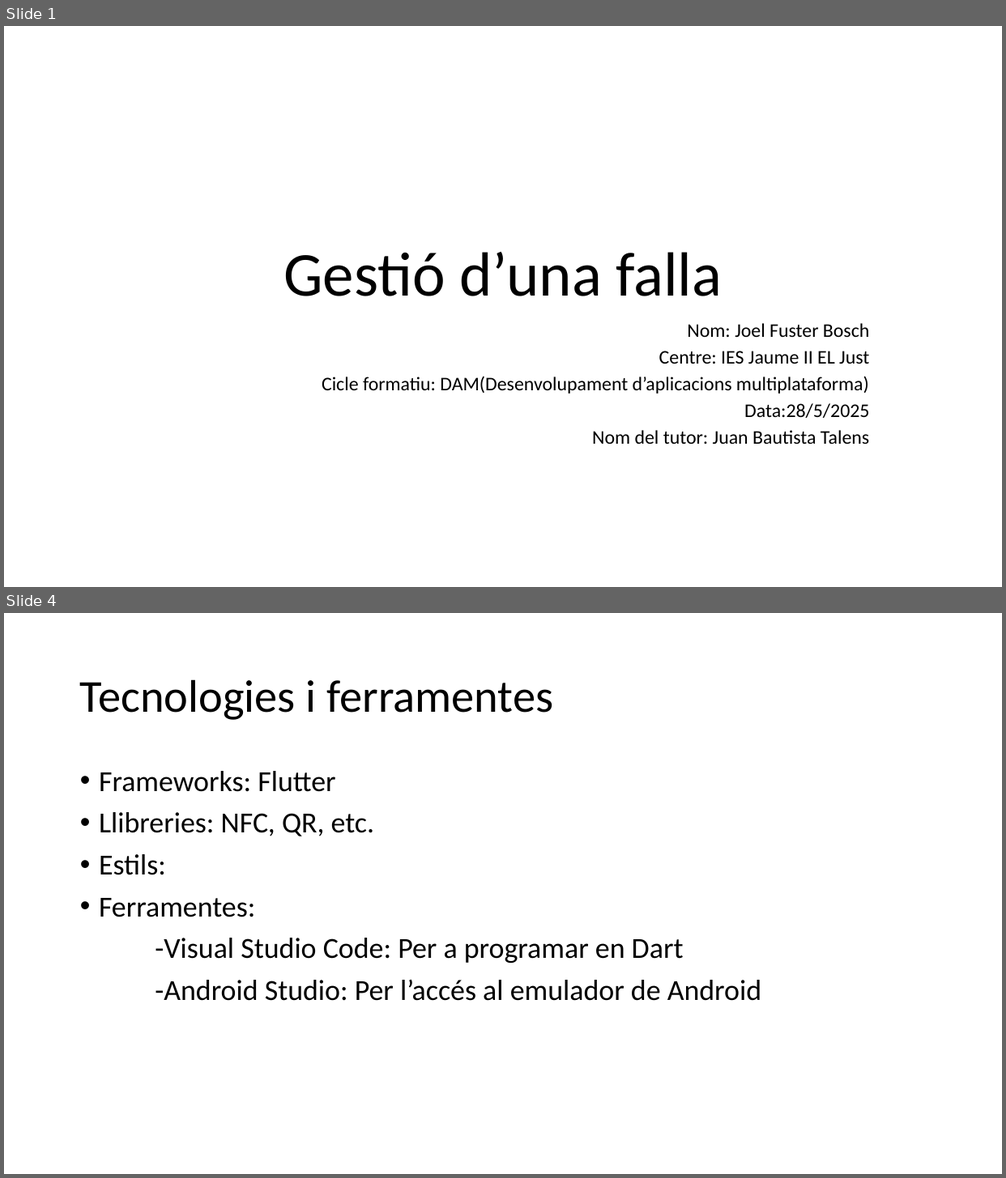
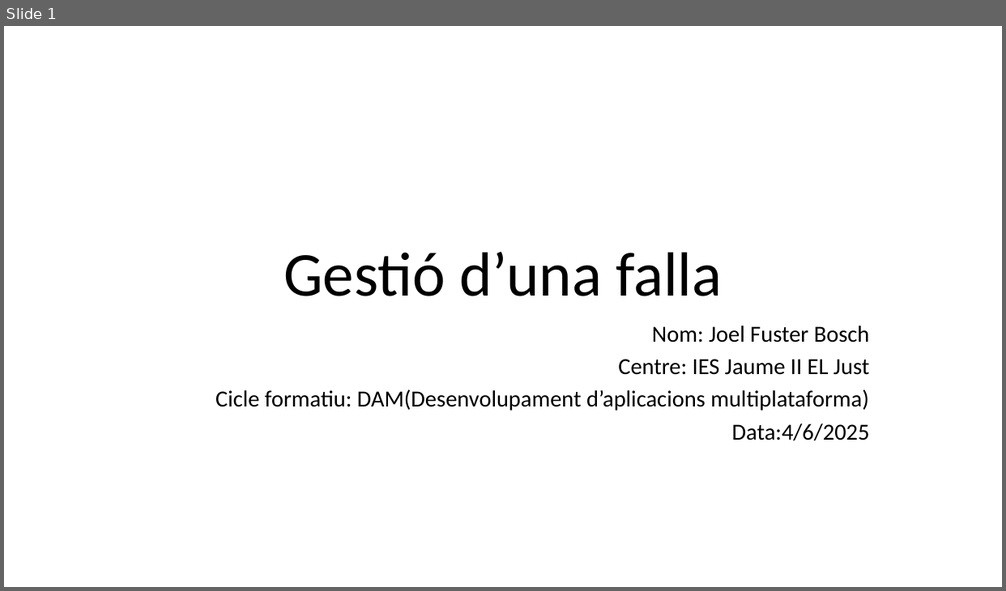
Before and after one commit to JoelFusterBosch/Projecte_Final_DAM_Gestio-_d_una_falla, a slide deck: Presentació/Gestió d’una falla.pptx. Shown one above the other, each under a label of ours: slides 1 and 4 before the commit, slide 1 after it; the slides between them are not shown. The pictures are 1006x1178 and 1006x591 pixels, drawn with LibreOffice and Linux fonts; fonts in the diff are those of the drawing. Boxes give left, top, right and bottom in pixels: in the first picture for what was removed or moved away, otherwise in the second. Text is boxed around its words. In the diff, an @@ line names an element or a change of style, - is before the commit and + after.

Commit message:
Acabada la memòria+xicotetes modificacions a algunes pantalles i funcions de Flutter

```diff
--- a/Presentació/Gestió d’una falla.pptx
+++ b/Presentació/Gestió d’una falla.pptx
@@ slide 4 removed at (4,613,1002,1174), background #FFFFFF @@
@@ title removed at (80,679,553,720) @@
-Tecnologies i ferramentes
@@ text removed at (99,771,761,1001) @@
-• Frameworks: Flutter
-• Llibreries: NFC, QR, etc.
-• Estils:
-• Ferramentes:
--Visual Studio Code: Per a programar en Dart
--Android Studio: Per l’accés al emulador de Android
@@ slide 1 changed as well @@
@@ subtitle at (215,326,870,411): size 18.6 to 22.2 pt in "Nom: Joel Fuster Bosch", "Centre: IES Jaume II EL Just", "Cicle formatiu: DAM(Desenvolupament d’aplicacions multiplata ..."; line spacing 0.7 to 0.8 @@
@@ subtitle at (732,424,870,442): text changed; size 18.6 to 22.2 pt @@
-Data:28/5/2025
-Nom del tutor: Juan Bautista Talens
+Data:4/6/2025
```
Also in this commit, not shown: 3 other slides changed, 9 slides added, 2 other slides removed, 11 other files.
